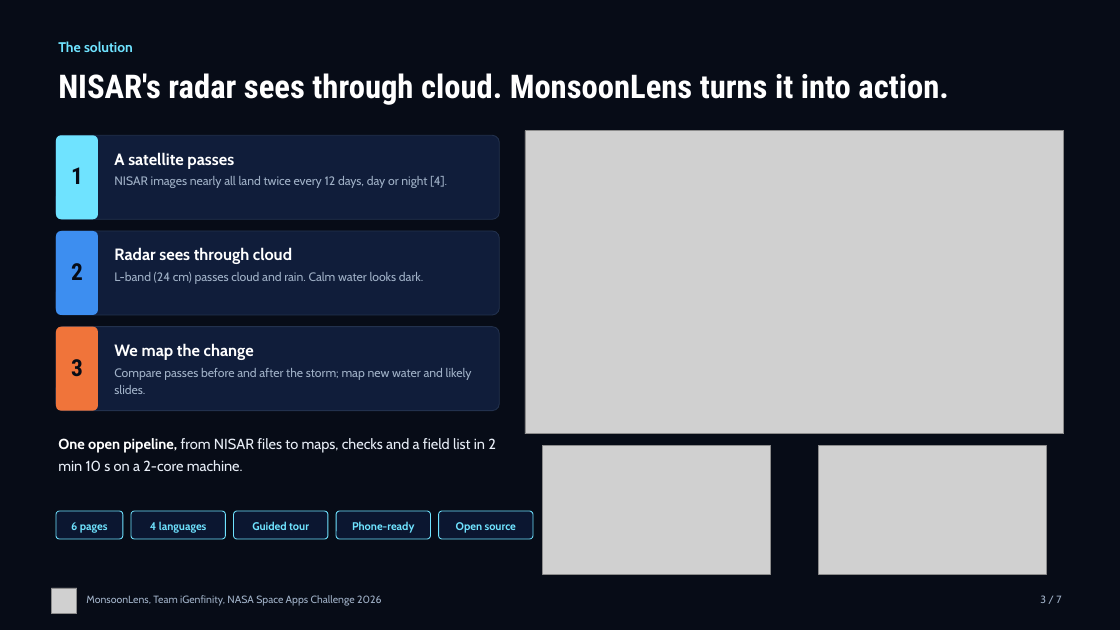
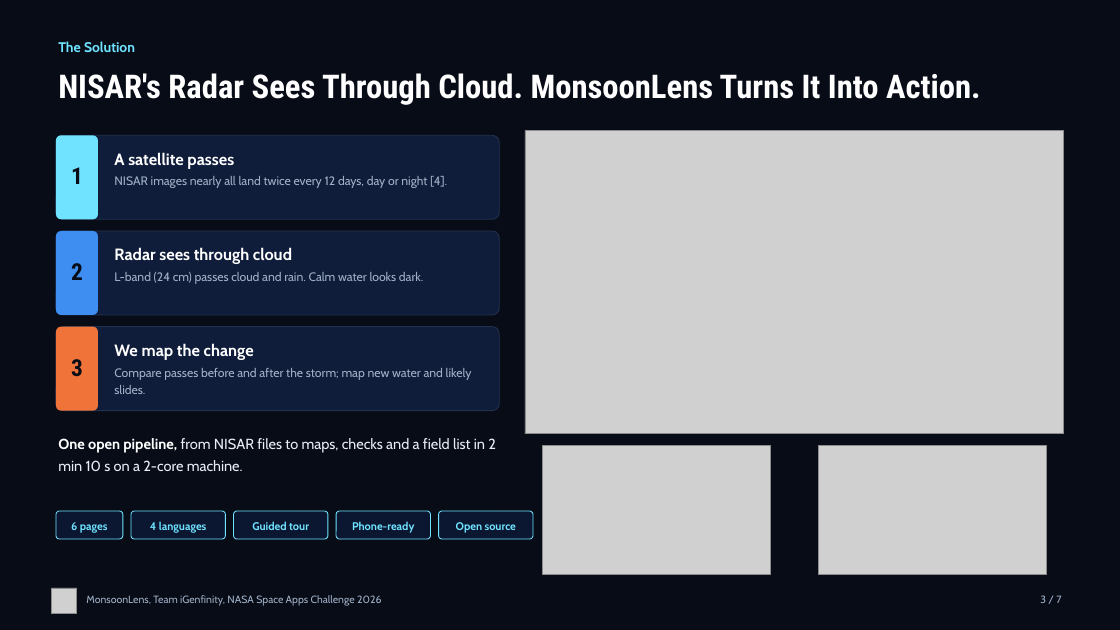
Before and after one commit to AyushSinghNegi/dancing-with-the-sars, a slide deck: slide 3 of deliverables/deck/MonsoonLens_Deck.pptx. Drawn at 1120x630 pixels with LibreOffice and Linux fonts; fonts in the diff are those of the drawing; grey boxes stand for pictures. Boxes give left, top, right and bottom in pixels: in the first picture for what was removed or moved away, otherwise in the second. Text is boxed around its words. In the diff, an @@ line names an element or a change of style, - is before the commit and + after.

```diff
--- a/deliverables/deck/MonsoonLens_Deck.pptx
+++ b/deliverables/deck/MonsoonLens_Deck.pptx
@@ text at bbox=[58, 41, 135, 52]: text changed @@
-The solution
+The Solution
@@ text at bbox=[58, 73, 981, 105]: text changed @@
-NISAR's radar sees through cloud. MonsoonLens turns it into action.
+NISAR's Radar Sees Through Cloud. MonsoonLens Turns It Into Action.
```
Also in this commit, not shown: 6 other slides changed, 8 other files.
